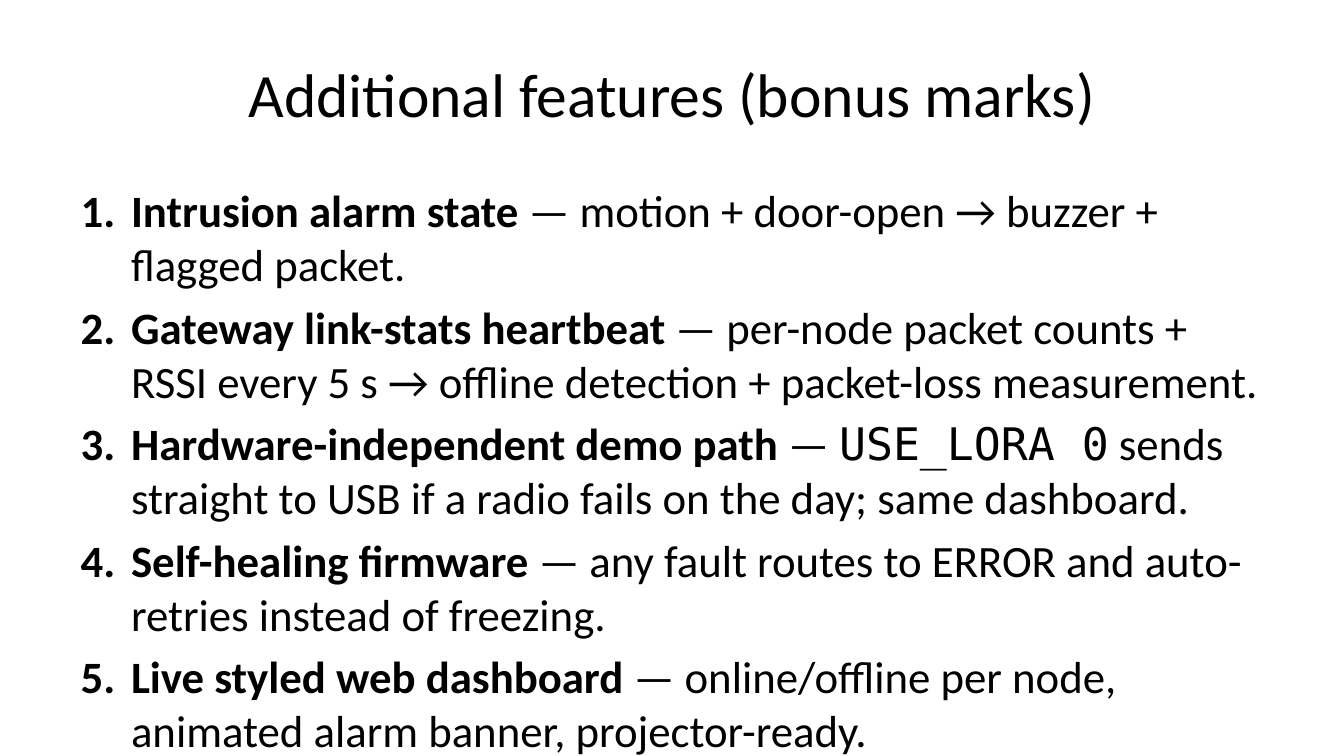
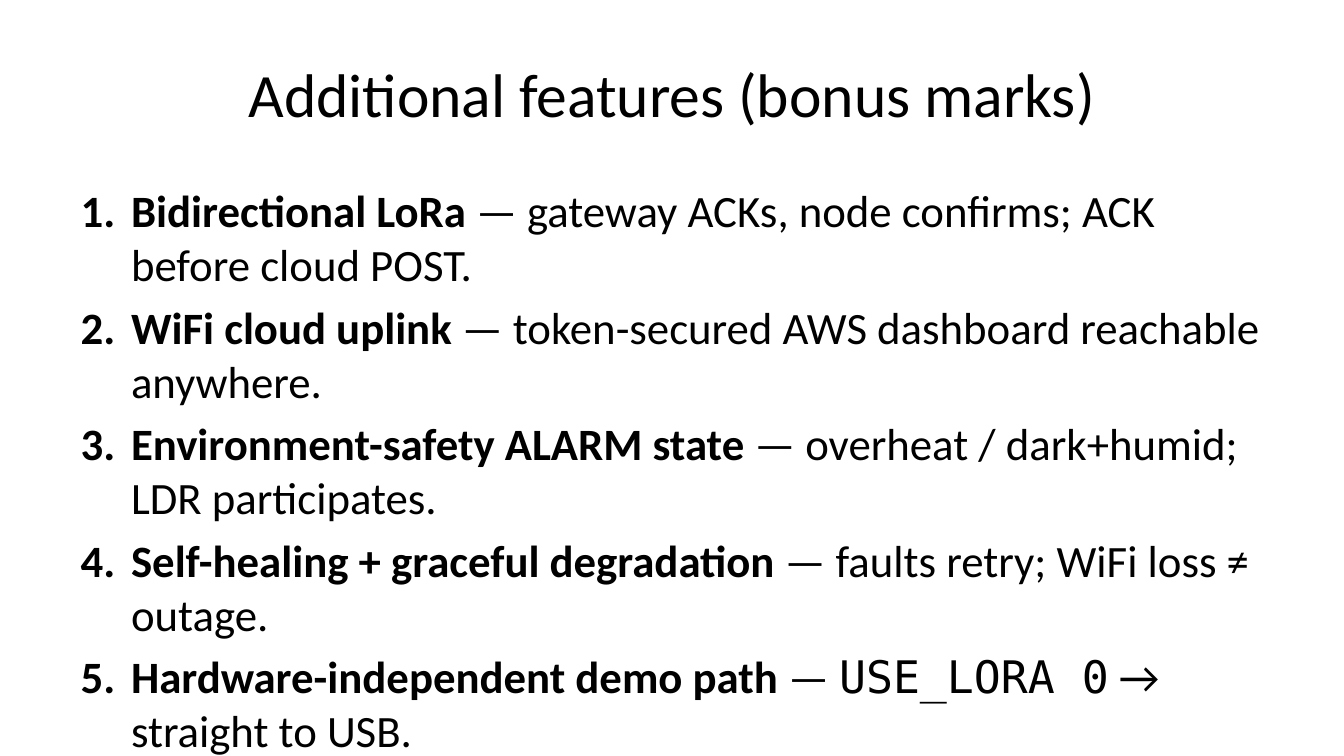
Before and after one commit to Gabrcodes/sunsand-iot-monitor, a slide deck: slide 13 of docs/slides.pptx. Drawn at 1344x756 pixels with LibreOffice and Linux fonts; fonts in the diff are those of the drawing. Boxes give left, top, right and bottom in pixels: in the first picture for what was removed or moved away, otherwise in the second. Text is boxed around its words. In the diff, an @@ line names an element or a change of style, - is before the commit and + after.

```diff
--- a/docs/slides.pptx
+++ b/docs/slides.pptx
@@ text at [131,195,1259,755]: text changed @@
-1. Intrusion alarm state — motion + door-open → buzzer + flagged packet.
-2. Gateway link-stats heartbeat — per-node packet counts + RSSI every 5 s → offline detection + packet-loss measurement.
-3. Hardware-independent demo path — USE_LORA 0 sends straight to USB if a radio fails on the day; same dashboard.
-4. Self-healing firmware — any fault routes to ERROR and auto-retries instead of freezing.
-5. Live styled web dashboard — online/offline per node, animated alarm banner, projector-ready.
+1. Bidirectional LoRa — gateway ACKs, node confirms; ACK before cloud POST.
+2. WiFi cloud uplink — token-secured AWS dashboard reachable anywhere.
+3. Environment-safety ALARM state — overheat / dark+humid; LDR participates.
+4. Self-healing + graceful degradation — faults retry; WiFi loss ≠ outage.
+5. Hardware-independent demo path — USE_LORA 0 → straight to USB.
+6. Secrets hygiene — no credentials in committed code.
```
Also in this commit, not shown: 11 other slides changed, 3 slides added, 3 slides removed, 15 other files.
